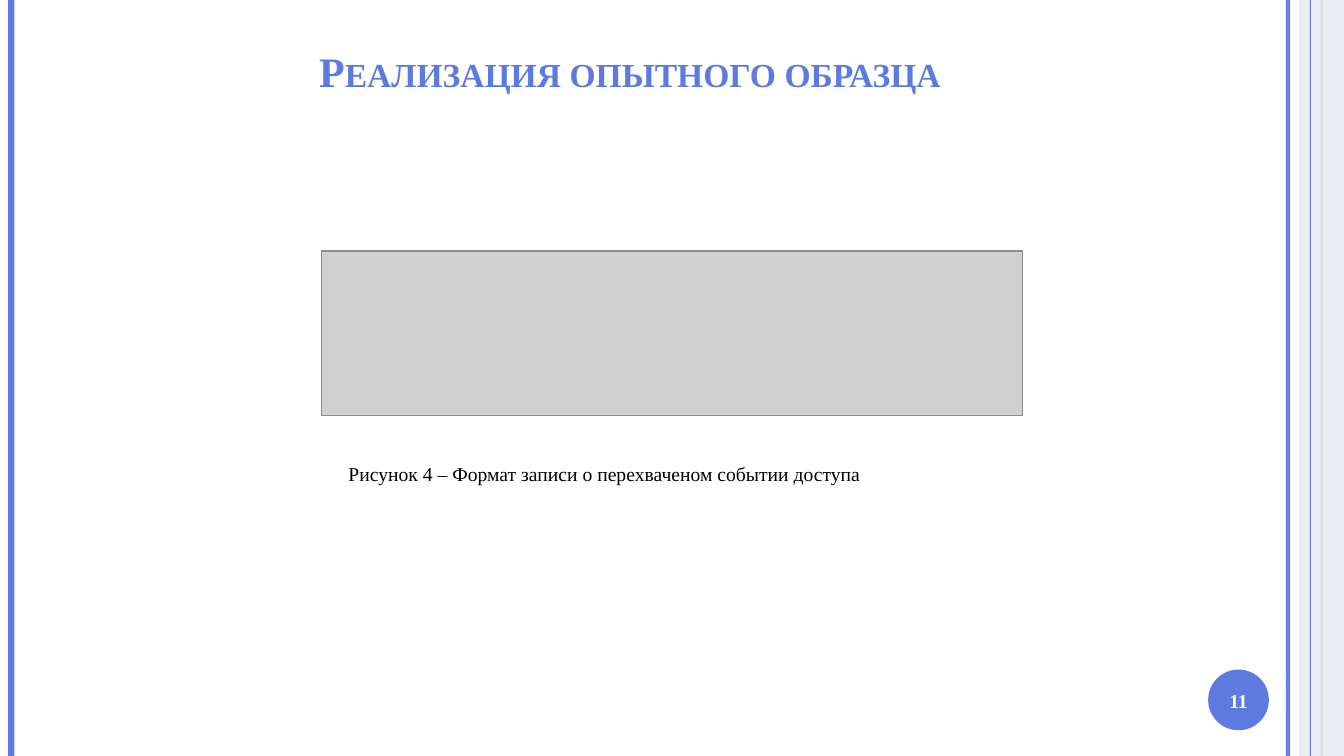
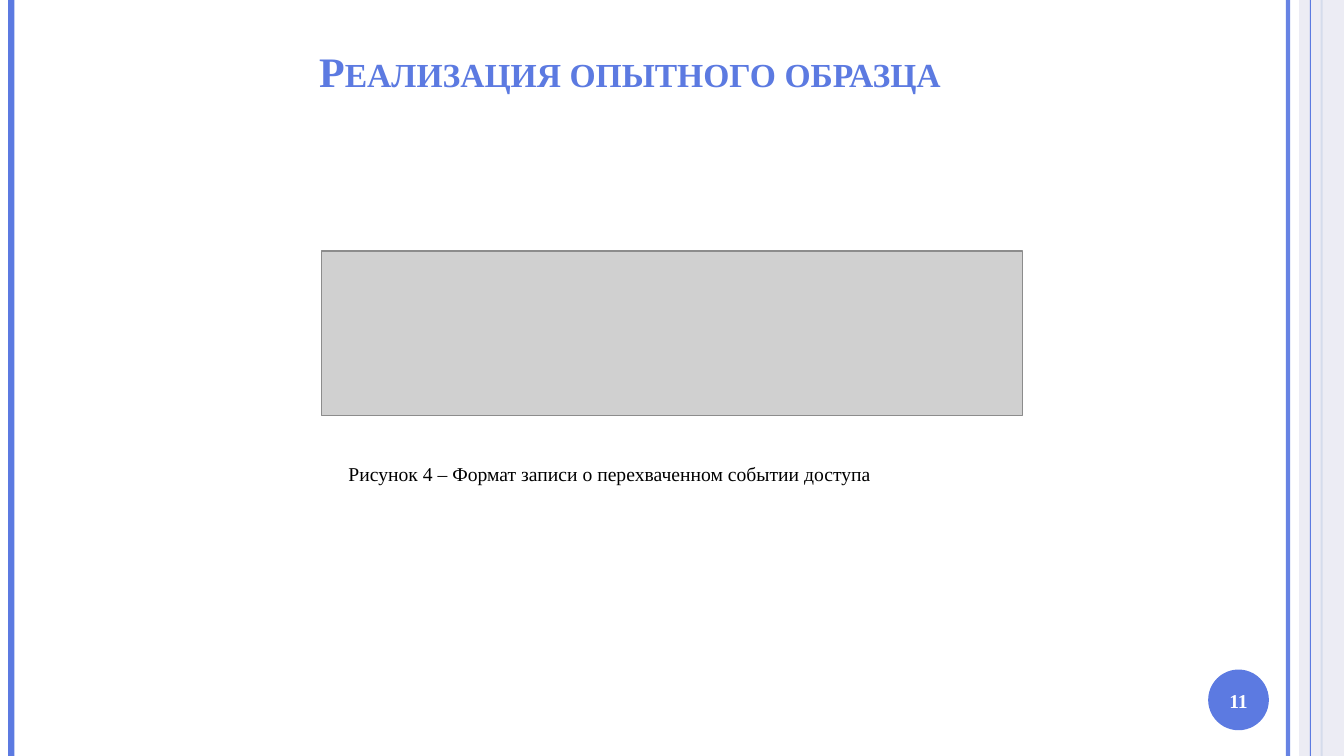
Before and after one commit to HotHeadd/nir_mephi, a slide deck: slide 11 of part2/Презентация.pptx. Drawn at 1344x756 pixels with LibreOffice and Linux fonts; fonts in the diff are those of the drawing; grey boxes stand for pictures; background and template pictures are left out. Boxes give left, top, right and bottom in pixels: in the first picture for what was removed or moved away, otherwise in the second. Text is boxed around its words. In the diff, an @@ line names an element or a change of style, - is before the commit and + after.

```diff
--- a/part2/Презентация.pptx
+++ b/part2/Презентация.pptx
@@ text at [348, 467, 870, 486]: text changed @@
-Рисунок 4 – Формат записи о перехваченом событии доступа
+Рисунок 4 – Формат записи о перехваченном событии доступа
```
Also in this commit, not shown: 6 other slides changed.
